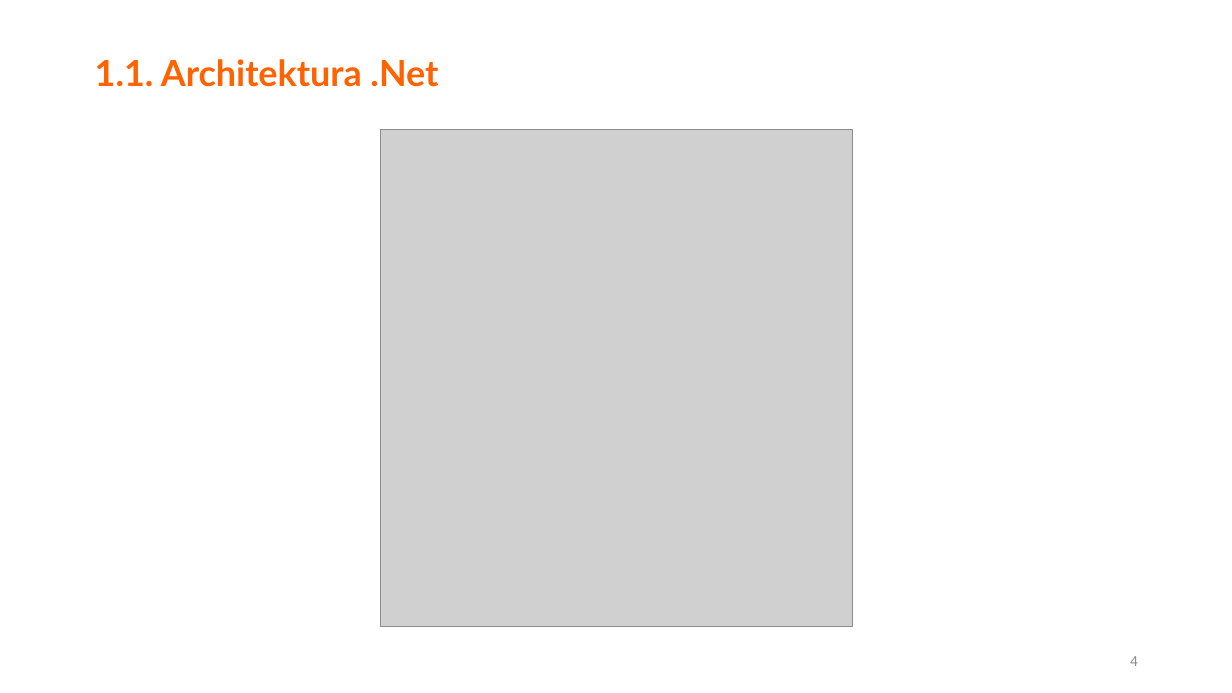
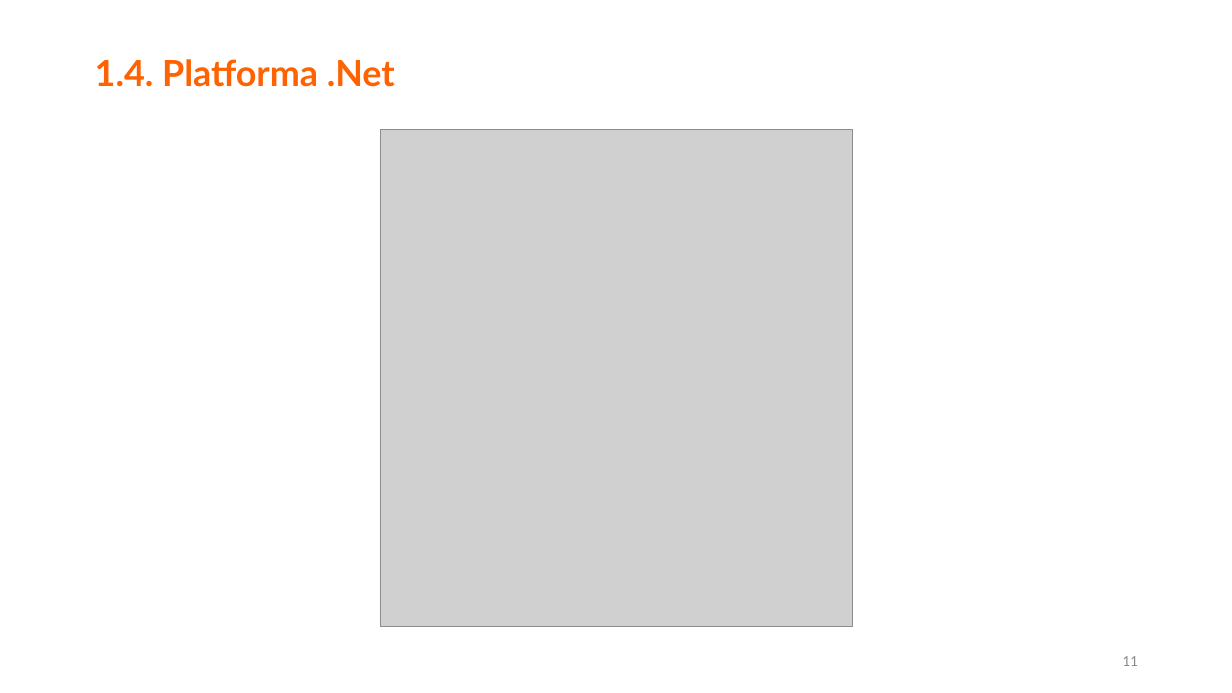
Before and after one commit to morelq/PodstawyCsharp, a slide deck: slide 11 of Podstawy Csharp v2.pptx (slide 4 before the commit). Drawn at 1232x693 pixels with LibreOffice and Linux fonts; fonts in the diff are those of the drawing; grey boxes stand for pictures. Boxes give left, top, right and bottom in pixels: in the first picture for what was removed or moved away, otherwise in the second. Text is boxed around its words. In the diff, an @@ line names an element or a change of style, - is before the commit and + after.

```diff
--- a/Podstawy Csharp v2.pptx
+++ b/Podstawy Csharp v2.pptx
@@ title at [95,59,395,87]: text changed @@
-1.1. Architektura .Net
+1.4. Platforma .Net
@@ page number at [1122,656,1138,666]: text changed @@
-4
+11
```
Also in this commit, not shown: 19 other slides changed, 10 slides added, 3 slides removed, 14 other files.
